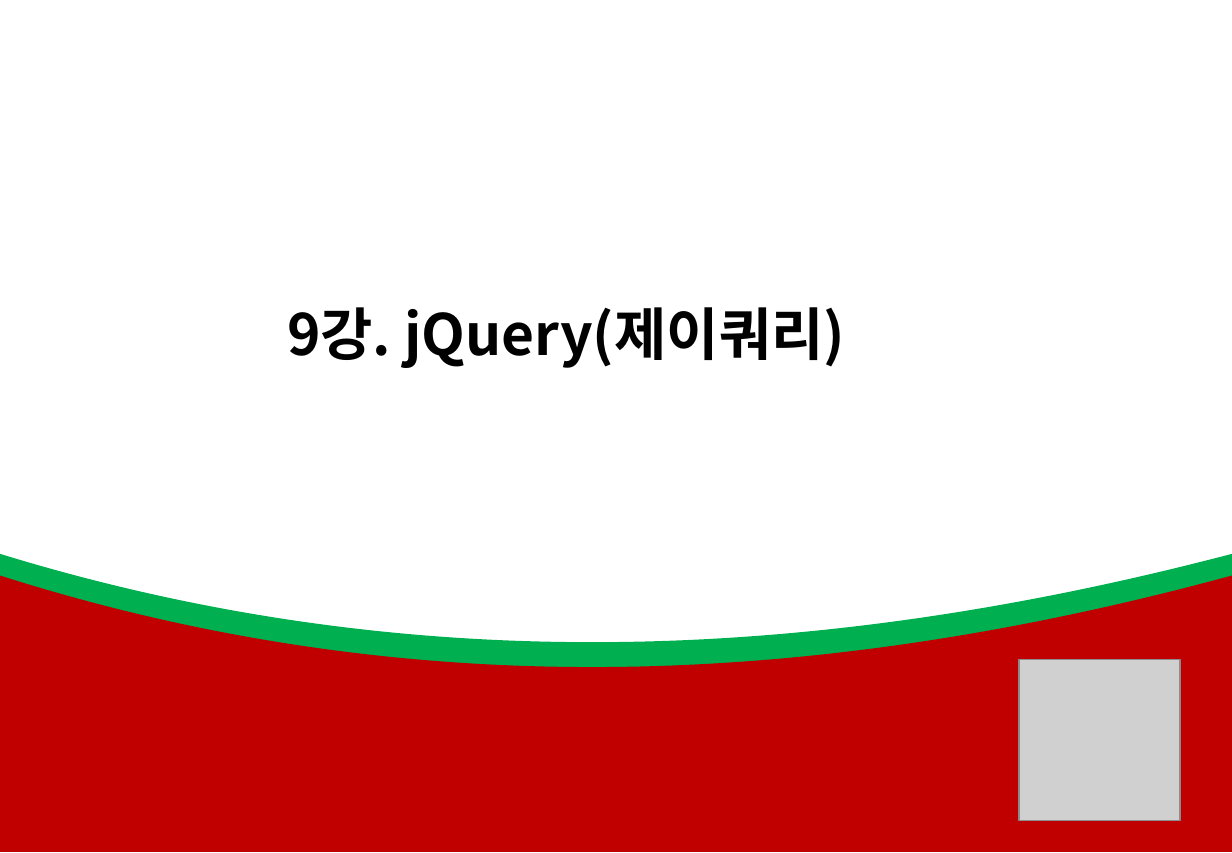
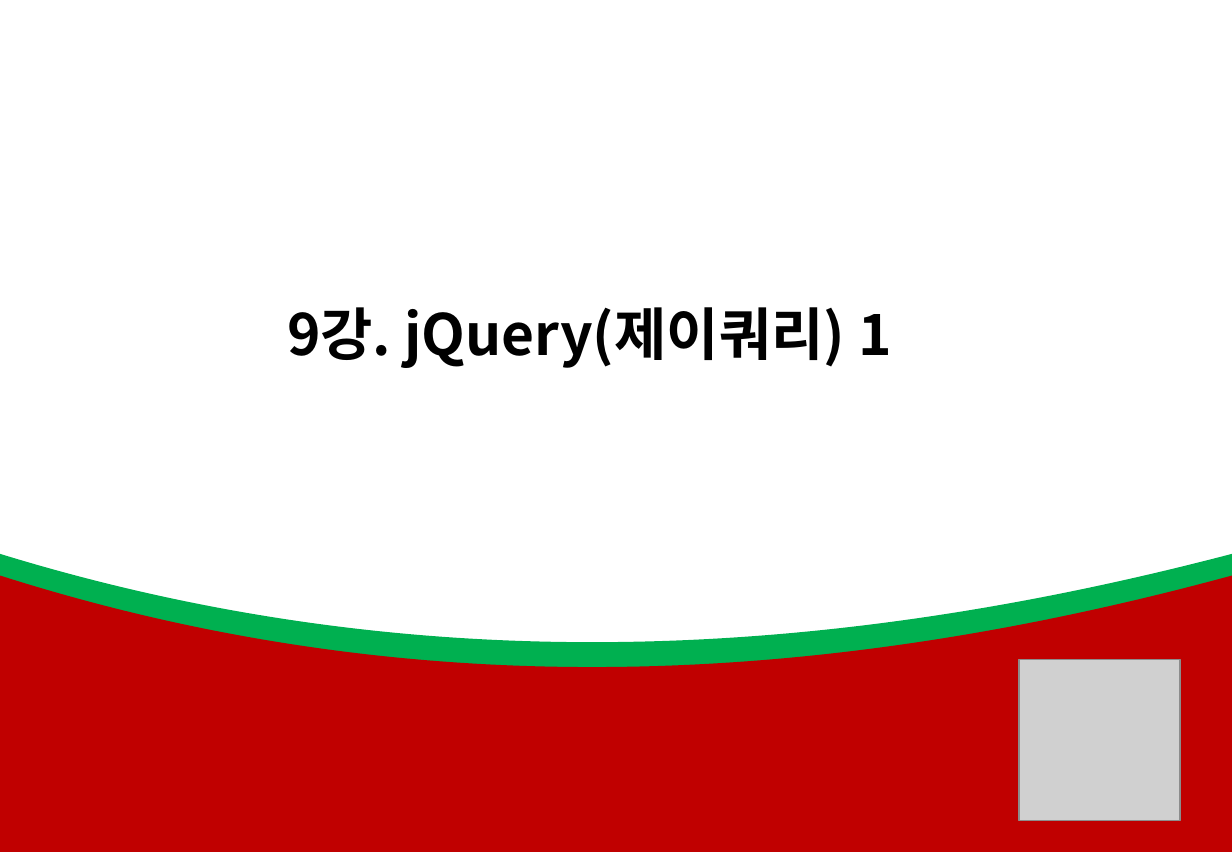
Before and after one commit to kiyongee2/green_project_web, a slide deck: slide 1 of js_ppt/9강. JQuery .pptx. Drawn at 1232x853 pixels with LibreOffice and Linux fonts; fonts in the diff are those of the drawing; grey boxes stand for pictures. Boxes give left, top, right and bottom in pixels: in the first picture for what was removed or moved away, otherwise in the second. Text is boxed around its words. In the diff, an @@ line names an element or a change of style, - is before the commit and + after.

```diff
--- a/js_ppt/9강. JQuery .pptx
+++ b/js_ppt/9강. JQuery .pptx
@@ title at (x1=287, y1=307, x2=892, y2=368): text changed @@
-9강. jQuery(제이쿼리)
+9강. jQuery(제이쿼리) 1
```
Also in this commit, not shown: 36 slides removed, 14 other files.
